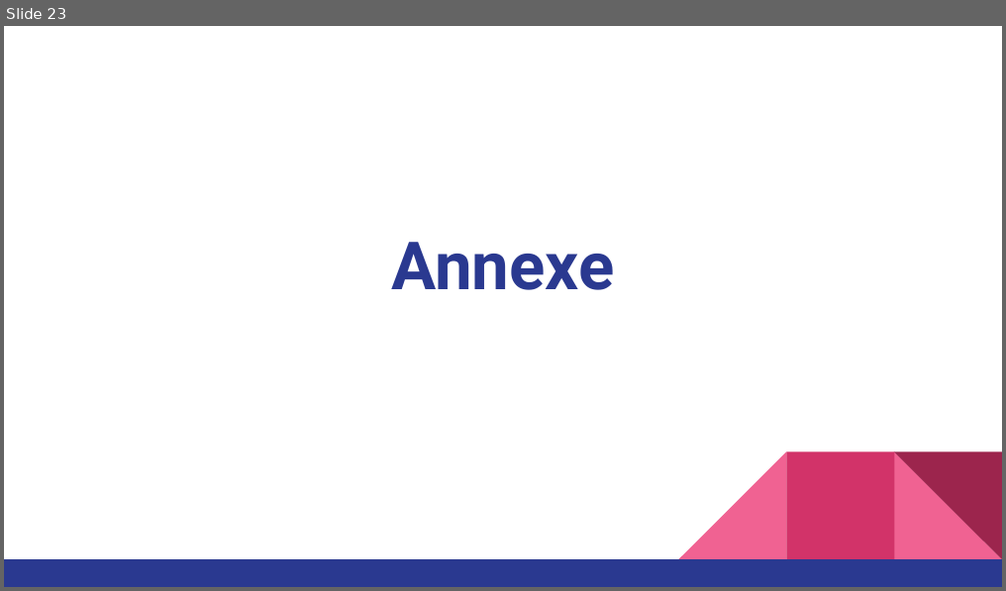
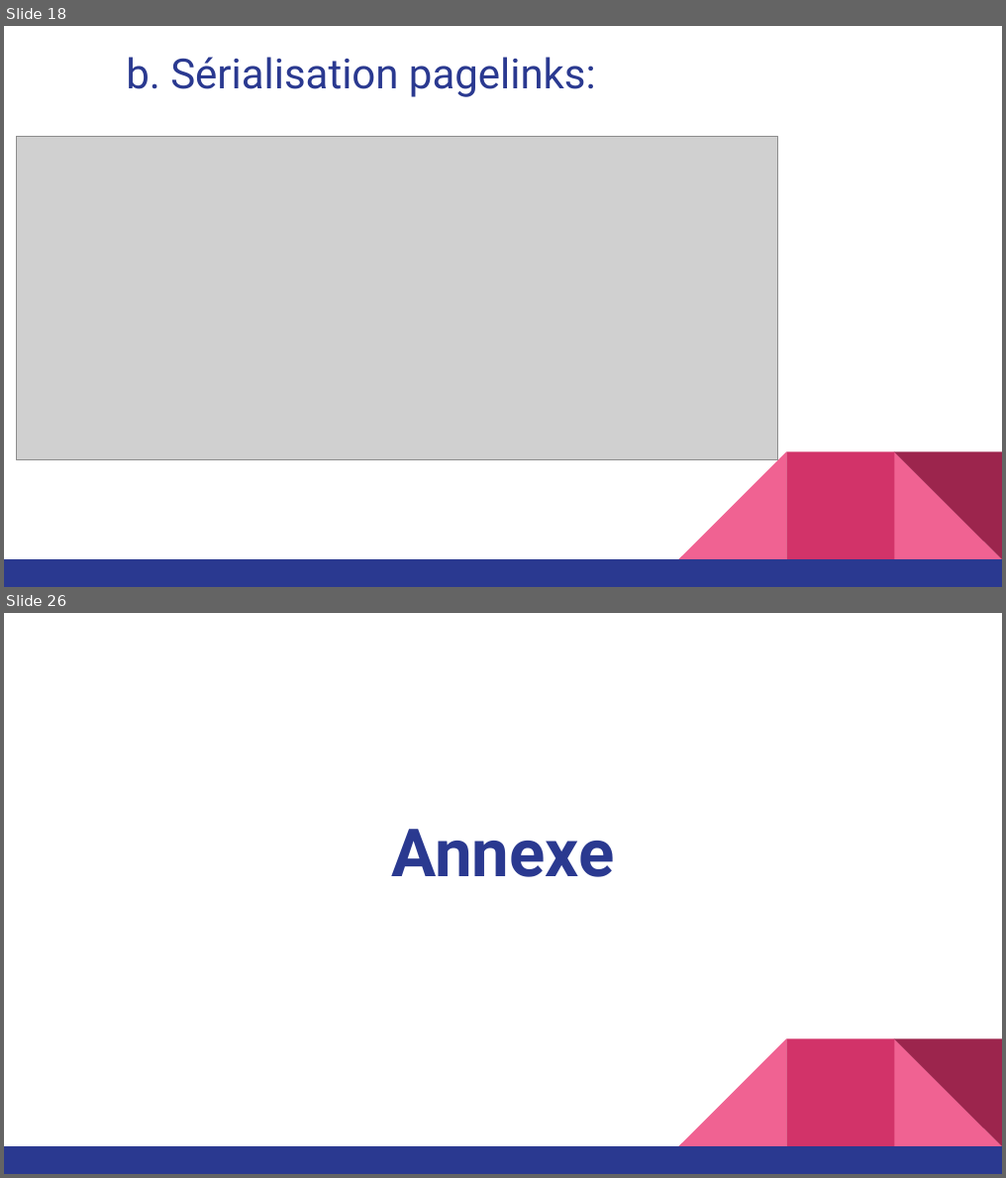
Before and after one commit to carolio7/batch_processing_wikimedia, a slide deck: presentation/presentation_projet4_v02.pptx. Shown one above the other, each under a label of ours: slide 23 before the commit, slides 18 and 26 after it; the slides between them are not shown. The pictures are 1006x591 and 1006x1178 pixels, drawn with LibreOffice and Linux fonts; fonts in the diff are those of the drawing; grey boxes stand for pictures. Boxes give left, top, right and bottom in pixels: in the first picture for what was removed or moved away, otherwise in the second. Text is boxed around its words. In the diff, an @@ line names an element or a change of style, - is before the commit and + after.

```diff
--- a/presentation/presentation_projet4_v02.pptx
+++ b/presentation/presentation_projet4_v02.pptx
@@ slide 18 added at (4,26,1002,587), background #FFFFFF; not listed: 5 template elements that a slide beside it also shows @@
@@ title added at (126,57,596,97), 30 pt, text #2A3990 @@
+b. Sérialisation pagelinks:
@@ picture added at (16,137,777,460) @@
@@ what was slide 23 is now slide 26 @@
```
Also in this commit, not shown: 17 slides changed, 6 other slides added, 4 slides removed, 1 other file.
